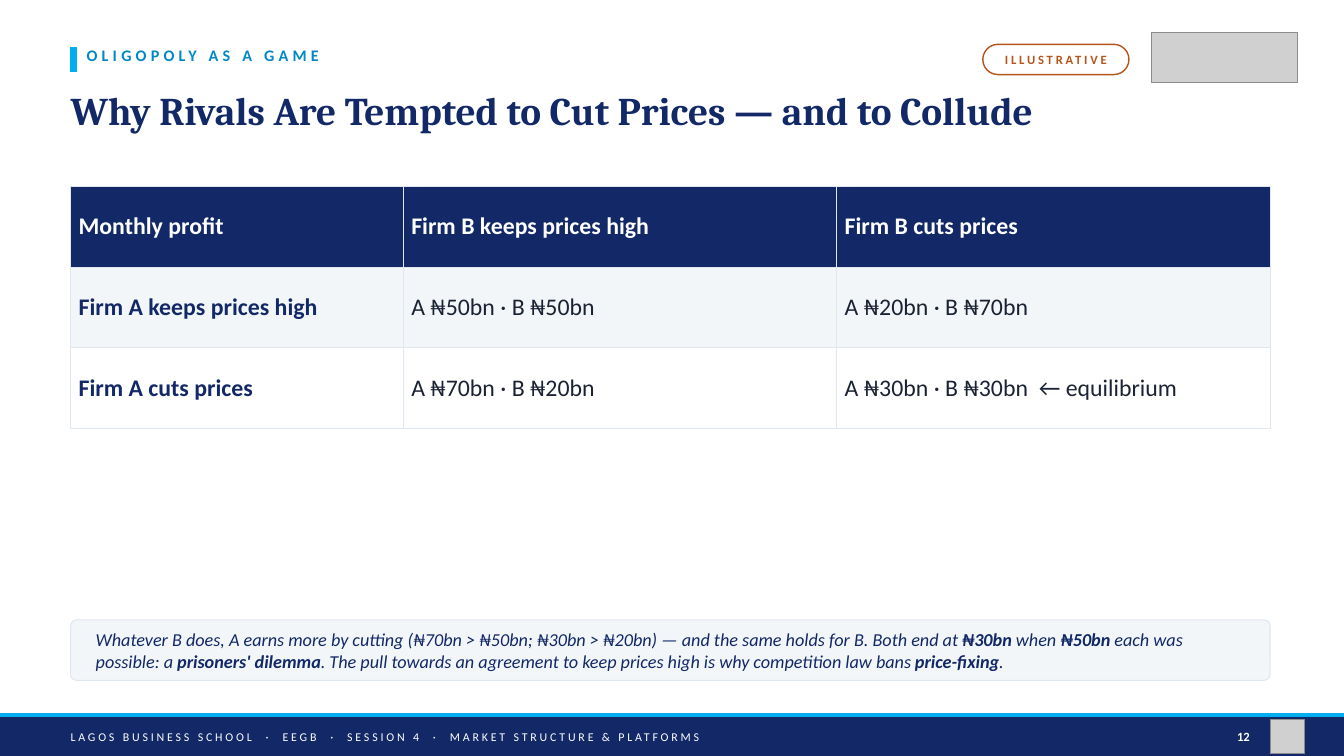
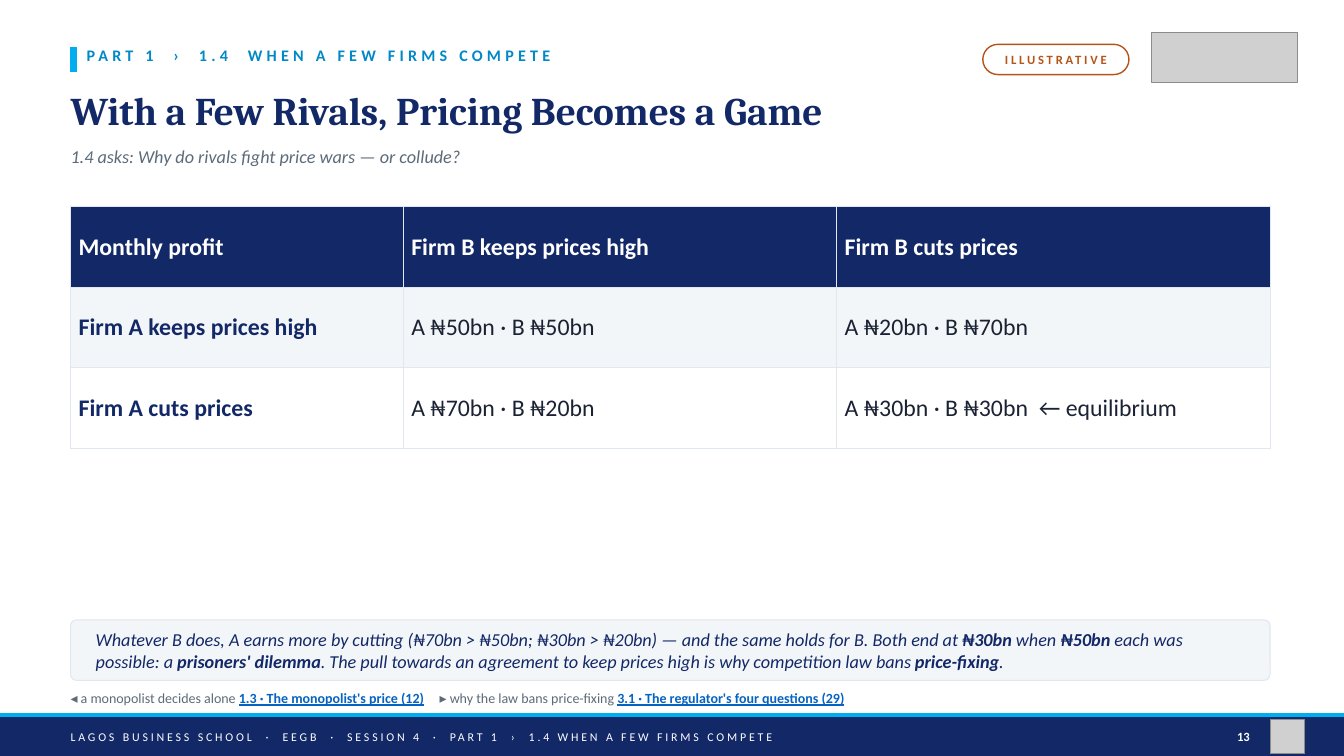
Before and after one commit to adibongo/eegb, a slide deck: slide 13 of sessions/s04/slides/EEGB_S04_Market_Structure_Platforms_Competition_Policy.pptx (slide 12 before the commit). Drawn at 1344x756 pixels with LibreOffice and Linux fonts; fonts in the diff are those of the drawing; grey boxes stand for pictures. Boxes give left, top, right and bottom in pixels: in the first picture for what was removed or moved away, otherwise in the second. Text is boxed around its words. In the diff, an @@ line names an element or a change of style, - is before the commit and + after.

```diff
--- a/sessions/s04/slides/EEGB_S04_Market_Structure_Platforms_Competition_Policy.pptx
+++ b/sessions/s04/slides/EEGB_S04_Market_Structure_Platforms_Competition_Policy.pptx
@@ text at box(145, 50, 550, 61): text changed @@
-OLIGOPOLY AS A GAME
+PART 1 › 1.4 WHEN A FEW FIRMS COMPETE
@@ text at box(71, 97, 822, 134): text changed @@
-Why Rivals Are Tempted to Cut Prices — and to Collude
+With a Few Rivals, Pricing Becomes a Game
@@ text added at box(71, 150, 460, 166), 13 pt, text #5C6B7A, italic @@
+1.4 asks: Why do rivals fight price wars — or collude?
@@ table: place and size @@
-table at box(71, 187, 1270, 404)
+table at box(71, 207, 1270, 424)
@@ text added at box(81, 693, 845, 706), 10 pt, text #0563C1, bold, underline @@
+◂ a monopolist decides alone 1.3 · The monopolist's price (12) ▸ why the law bans price-fixing 3.1 · The regulator's four questions (29)
@@ text at box(71, 733, 772, 741): text changed @@
-LAGOS BUSINESS SCHOOL · EEGB · SESSION 4 · MARKET STRUCTURE & PLATFORMS
+LAGOS BUSINESS SCHOOL · EEGB · SESSION 4 · PART 1 › 1.4 WHEN A FEW FIRMS COMPETE
```
Also in this commit, not shown: 38 other slides changed, 2 slides added, 1 slide removed, 11 other files.
